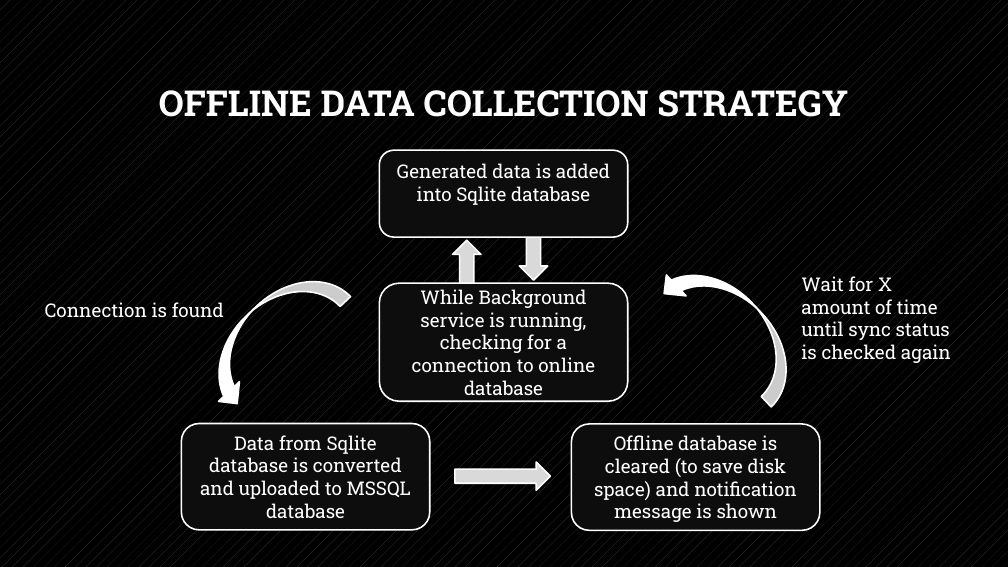
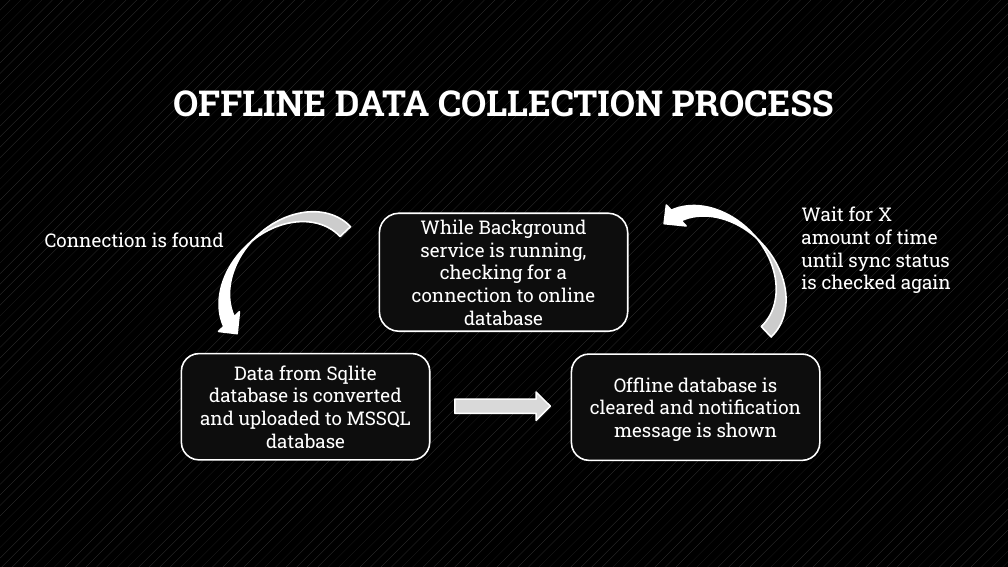
Before and after one commit to ruskpr/sql-data-synchronization, a slide deck: slide 3 of iot-data-collection.pptx. Drawn at 1008x567 pixels with LibreOffice and Linux fonts; fonts in the diff are those of the drawing. Boxes give left, top, right and bottom in pixels: in the first picture for what was removed or moved away, otherwise in the second. Text is boxed around its words. In the diff, an @@ line names an element or a change of style, - is before the commit and + after.

Commit message:
updated

```diff
--- a/iot-data-collection.pptx
+++ b/iot-data-collection.pptx
@@ title at <box>173,90,834,117</box>: text changed @@
-OFFLINE DATA COLLECTION STRATEGY
+OFFLINE DATA COLLECTION PROCESS
@@ rounded rectangle removed at <box>380,150,628,237</box> @@
-Generated data is added into Sqlite database
@@ 3 rounded rectangles, 2 texts, 2 curved right arrows, 1 right arrow: place and size @@
-3 rounded rectangles, 2 texts, 2 curved right arrows, 1 right arrow at <box>45,244,951,531</box>
+3 rounded rectangles, 2 texts, 2 curved right arrows, 1 right arrow at <box>45,174,951,461</box>
@@ right arrow removed at <box>520,223,548,281</box> @@
@@ right arrow removed at <box>452,240,481,298</box> @@
@@ text in rounded rectangle at <box>590,377,801,441</box>: text changed @@
-Offline database is cleared (to save disk space) and notification message is shown
+Offline database is cleared and notification message is shown
```
Also in this commit, not shown: 3 other slides changed, 1 slide added, 1 slide removed.
